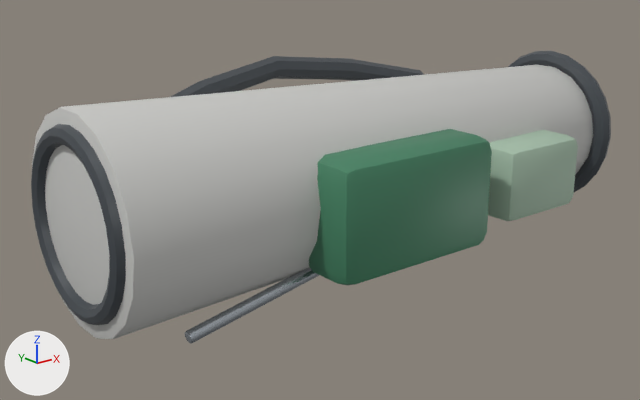
The Blender file asset_sources/blender/cash_register/checkout_product_stand_bag.blend: old version first, new version second.
The view is the same before and after, from a camera (50 mm lens) standing at (-0.667, -0.761, 0.398) and looking at (-0.042, 0.019, 0.085). Arrows for +X, +Y and +Z are at lower left; the lights stay in place. The picture after the commit comes second.

Names of what the first picture shows: 'StandBagBallPocket', 'StandBagBaseRim', 'StandBagBody', 'StandBagPocket', 'StandBagShoulderStrap', 'StandBagTopRim', 'StandLeg_1'.
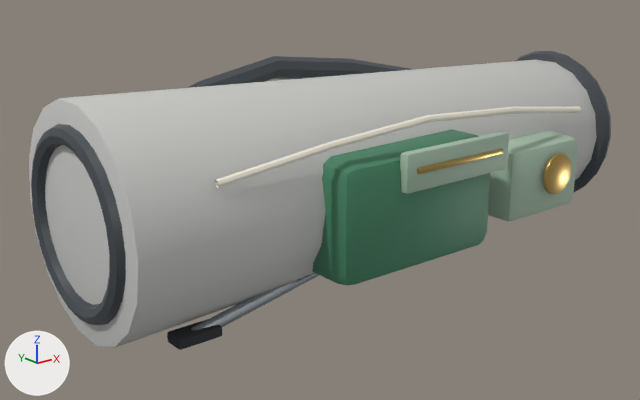
Changed parts and their boxes [x1, y1, x2, y2] in the pictures (640 x 400 px):
'StandBagBody', rescaled: before [32, 65, 593, 339]; after [29, 60, 597, 347]
'StandBagPocketFlap', added: after [400, 131, 509, 194]
'StandBagFrontPiping', added: after [215, 106, 581, 188]
'StandLegFoot_1', added: after [167, 319, 222, 350]
'StandBagCrest', added (orange): after [543, 153, 571, 194]
'StandBagPocketZip', added: after [417, 149, 503, 174]

What changed in the scene script:
```text
Change me_cone:
    used by ob_standbagbody; parent = ob_checkout_product_stand_bag; location = (0.0, 0.0, 0.125)
    remove me_cone.from_pydata(...)  # 108 vertices, 92 faces; spans x -0.35..0.35, y -0.112..0.112, z -0.11..0.11
    add me_cone.from_pydata(...)  # 108 vertices, 92 faces; spans x -0.35..0.35, y -0.12..0.12, z -0.118..0.118
    me_cone part 1: the whole mesh is scaled about its middle by (1, 1.08, 1.08)
Add ob_standlegfoot_1:
    ob_standlegfoot_1 = bpy.data.objects.new('StandLegFoot_1', me_cube_006)  # 56 vertices, 54 faces; spans x -0.025..0.025, y -0.0125..0.0125, z -0.006..0.006; in mat_m_rubber (dark grey #2c3035)
    ob_standlegfoot_1.parent = ob_checkout_product_stand_bag
    ob_standlegfoot_1.location = (-0.267, -0.065, 0.012)
Add ob_standbagcrest:
    ob_standbagcrest = bpy.data.objects.new('StandBagCrest', me_cylinder_1)  # 108 vertices, 92 faces; spans x -0.0246..0.0246, y -0.002..0.002, z -0.025..0.025; in mat_m_brass (orange #c8a861)
    ob_standbagcrest.parent = ob_checkout_product_stand_bag
    ob_standbagcrest.location = (0.19, -0.142, 0.112)
Add ob_standbagfrontpiping:
    ob_standbagfrontpiping = bpy.data.objects.new('StandBagFrontPiping', me_standbagfrontpipingcurve)  # 40 vertices, 32 faces; spans x -0.266..0.271, y -0.134..-0.104, z 0.17..0.209; in mat_m_cream (pale yellow #f5efde)
    ob_standbagfrontpiping.parent = ob_checkout_product_stand_bag
    ob_standbagfrontpiping.location = (0.0, 0.0, 0.0)
Add ob_standbagpocketzip:
    ob_standbagpocketzip = bpy.data.objects.new('StandBagPocketZip', me_cube_005)  # 56 vertices, 54 faces; spans x -0.064..0.064, y -0.0025..0.0025, z -0.003..0.003; in mat_m_brass (orange #c8a861)
    ob_standbagpocketzip.parent = ob_checkout_product_stand_bag
    ob_standbagpocketzip.location = (0.01, -0.152, 0.16)
Add ob_standbagpocketflap:
    ob_standbagpocketflap = bpy.data.objects.new('StandBagPocketFlap', me_cube_004)  # 56 vertices, 54 faces; spans x -0.078..0.078, y -0.006..0.006, z -0.021..0.021; in mat_m_skuaccent (light grey #a6bfaa)
    ob_standbagpocketflap.parent = ob_checkout_product_stand_bag
    ob_standbagpocketflap.location = (0.01, -0.145, 0.158)
```
